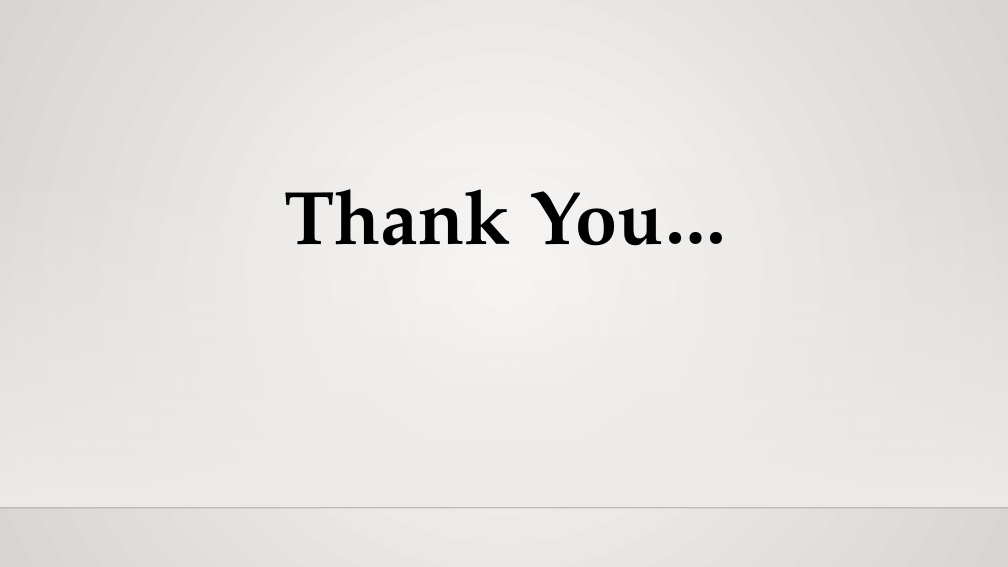
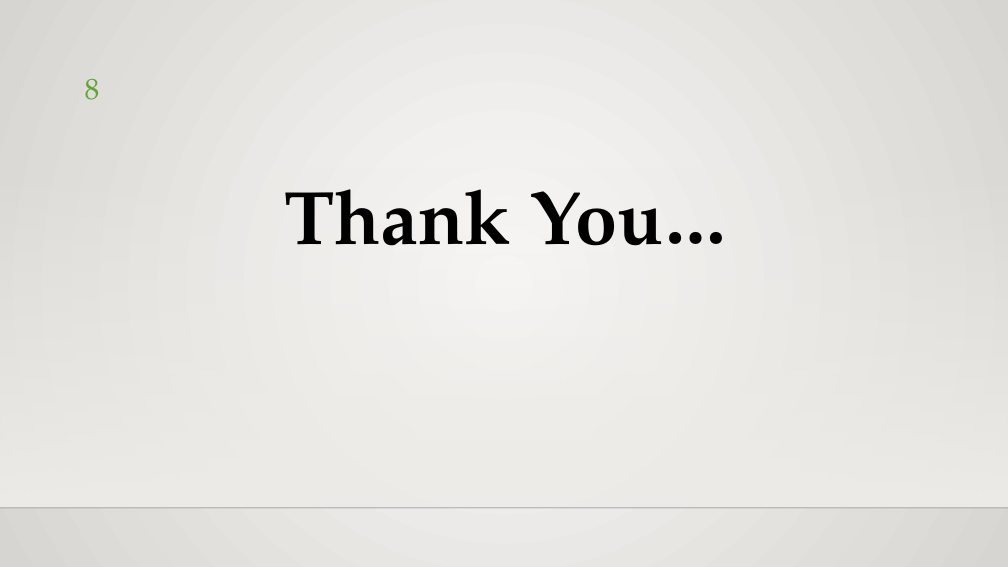
Before and after one commit to hisni/CO227-Project, a slide deck: slide 8 of Presantation/Presentation - Final.pptx. Drawn at 1008x567 pixels with LibreOffice and Linux fonts; fonts in the diff are those of the drawing; background and template pictures are left out. Boxes give left, top, right and bottom in pixels: in the first picture for what was removed or moved away, otherwise in the second. Text is boxed around its words. In the diff, an @@ line names an element or a change of style, - is before the commit and + after.

```diff
--- a/Presantation/Presentation - Final.pptx
+++ b/Presantation/Presentation - Final.pptx
@@ page number added at <box>85,79,100,100</box>, 28 pt, text #5FA534 @@
+8
```
Also in this commit, not shown: 7 other slides changed.
